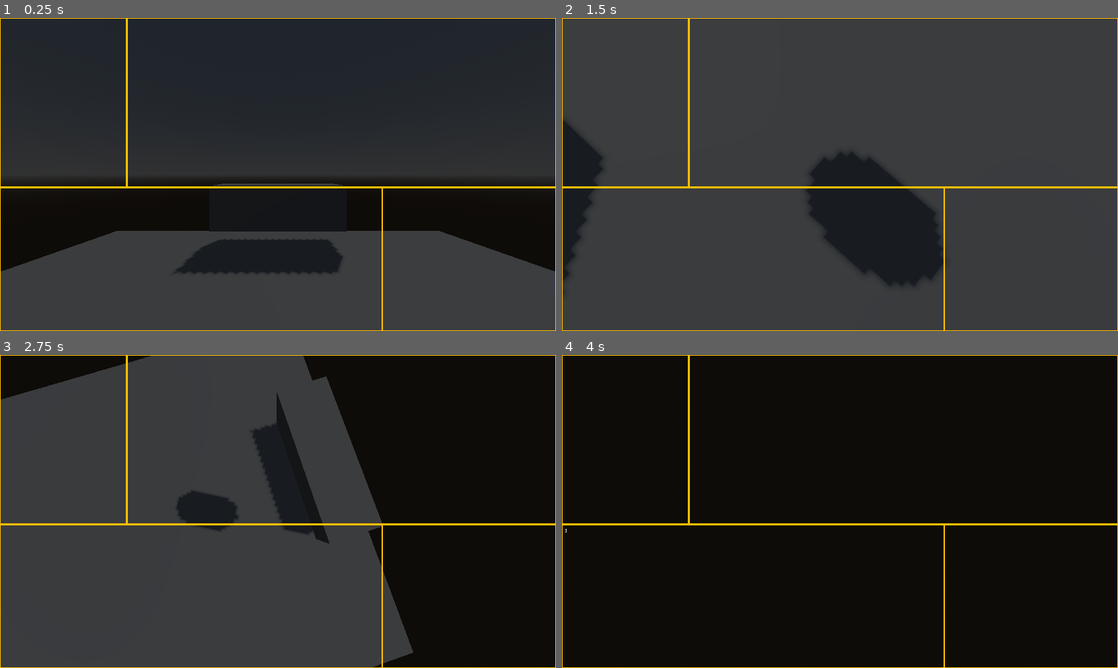
Above: before the commit, frames 1-4 (two rows, left to right).
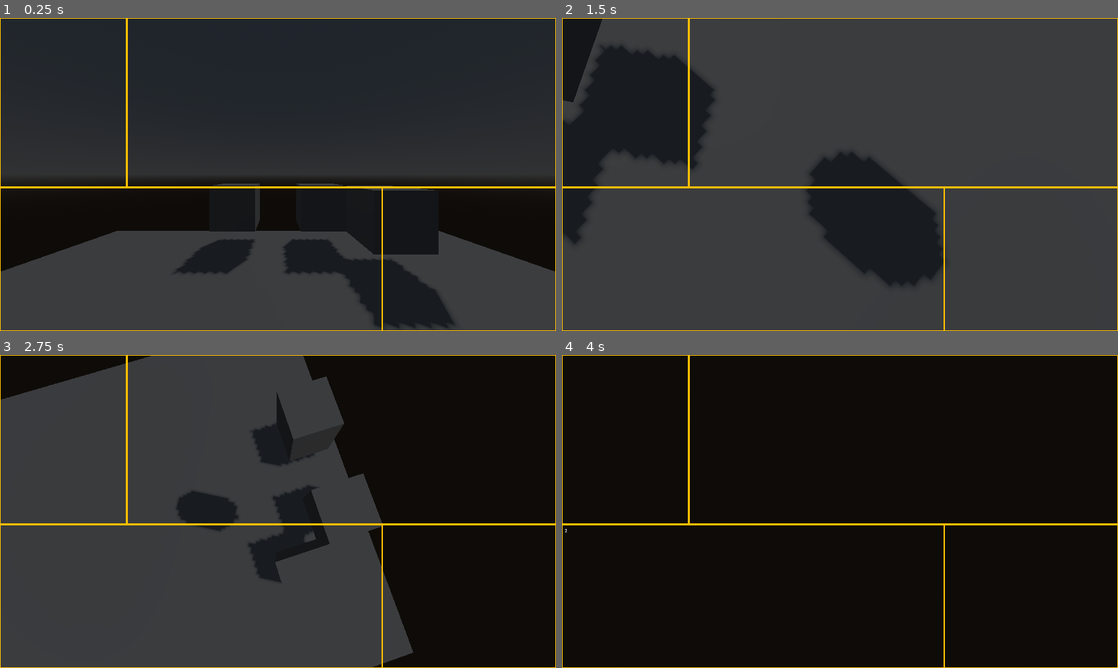
Above: after the commit, the same moments.

Repository: Rain-Gayming/Unnamed-RPG-Game
Game: Godot game, scene res://world/scenes/world_one.tscn
Two runs of this game, one before a commit and one after it. Both use one fixed random seed, a clock stepped at 60 frames per second and the inputs below.
Inputs (mouse positions are in pixels of both pictures, inside the frame that each line leads up to):
- Up to frame 1 (0.25 s): no input
- Up to frame 2 (1.5 s): click (623, 102) at 0.52 s; tap Enter (ui_accept) at 1.25 s; move the mouse to (867, 174) at 1.27 s; hold W (movement_forward) from 1.28 s (still down); tap F (gameplay_interact) at 1.35 s
- Up to frame 3 (2.75 s): keep holding W (movement_forward); tap Space (movement_jump) at 1.52, 2.27 s; move the mouse to (250, 511) at 2.02 s; click (250, 511) at 2.1 s
- Up to frame 4 (4 s): keep holding W (movement_forward); move the mouse to (851, 505) at 2.77 s; tap F (gameplay_interact) at 2.85 s; move the mouse to (834, 517) at 3.52 s; click (834, 517) at 3.6 s; tap Space (movement_jump) at 3.77 s

The runs differ from the first frame. In frame 1, 4.7% of the frame differs, in the area x 41-82%, y 52-100%; in frame 2, 8.1%, in the area x 0-28%, y 0-88%; in frame 3, 2.1%; in frame 4, nothing differs.
Error in both runs: Invalid access to property or key 'current_item' on a base object of type 'Nil'. (res://ui/inventory/scripts/inventory.gd:28)

Commit message:
Fixed item duplication

Diff:
--- a/unnamedrpggame/interacting/scripts/item_pickup.gd
+++ b/unnamedrpggame/interacting/scripts/item_pickup.gd
@@ -2,6 +2,12 @@
 
 @export var item: InventoryItem
 
+func _ready():
+	var stored_item = item
+	item = InventoryItem.new()
+	item.current_amount = stored_item.current_amount
+	item.current_item = stored_item.current_item
+
 func interact():
 	SignalManager.emit_add_to_player_inventory(item)
 	self.queue_free()
--- a/unnamedrpggame/ui/inventory/scripts/inventory.gd
+++ b/unnamedrpggame/ui/inventory/scripts/inventory.gd
@@ -30,10 +30,10 @@
 		var item_index = items.find(item_to_add.current_item)
 
 		add_existing_item(item_to_add.current_amount, item_index)
-		return
 	else:
 		add_new_item(item_to_add)
-		return
+
+	item_to_add = null
 
 #combines the amounts together
 #then updates the slots
@@ -41,6 +41,7 @@
 	inventory_items[index].current_amount += item_to_add
 	print("item " + items[index].item_name + " already exists combining the amounts to: " + str(inventory_items[index].current_amount))
 	inventory_ui.add_existing_item(index)
+	pass
 
 #creates a new item slot,
 #sets the item in the slot to the new one
--- a/unnamedrpggame/world/scenes/world_one.tscn
+++ b/unnamedrpggame/world/scenes/world_one.tscn
@@ -86,14 +86,14 @@
 item = SubResource("Resource_3tb3j")
 
 [node name="interactable2" type="CSGMesh3D" parent="."]
-transform = Transform3D(1, 0, 0, 0, 1, 0, 0, 0, 1, 0, 1, -4)
+transform = Transform3D(1, 0, 0, 0, 1, 0, 0, 0, 1, 1, 1, -4)
 use_collision = true
 mesh = SubResource("BoxMesh_86wrr")
 script = ExtResource("4_1k6pu")
 item = SubResource("Resource_3tb3j")
 
 [node name="interactable3" type="CSGMesh3D" parent="."]
-transform = Transform3D(1, 0, 0, 0, 1, 0, 0, 0, 1, 1, 1, -4)
+transform = Transform3D(1, 0, 0, 0, 1, 0, 0, 0, 1, 2, 1, -3)
 use_collision = true
 mesh = SubResource("BoxMesh_86wrr")
 script = ExtResource("4_1k6pu")
